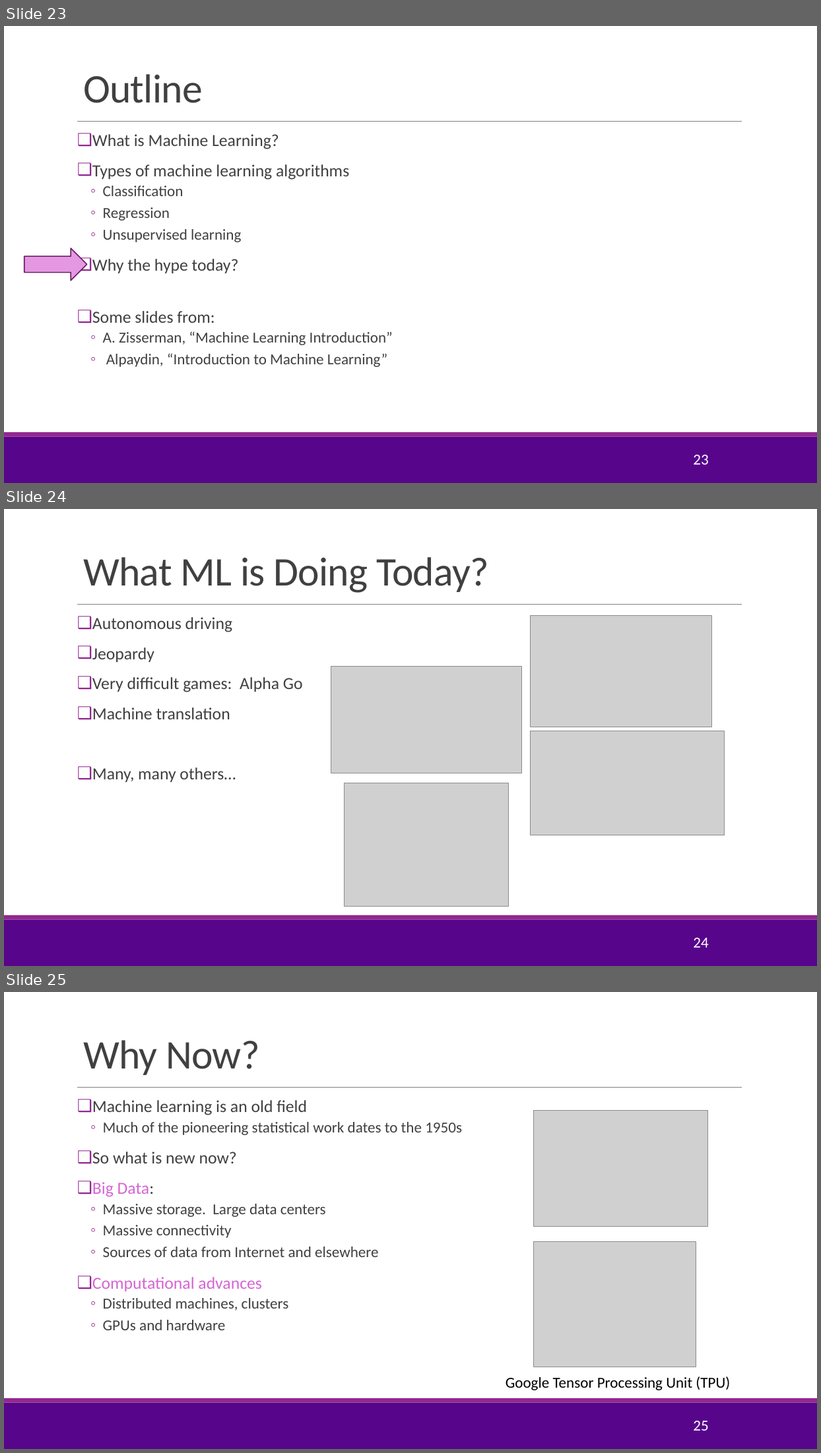
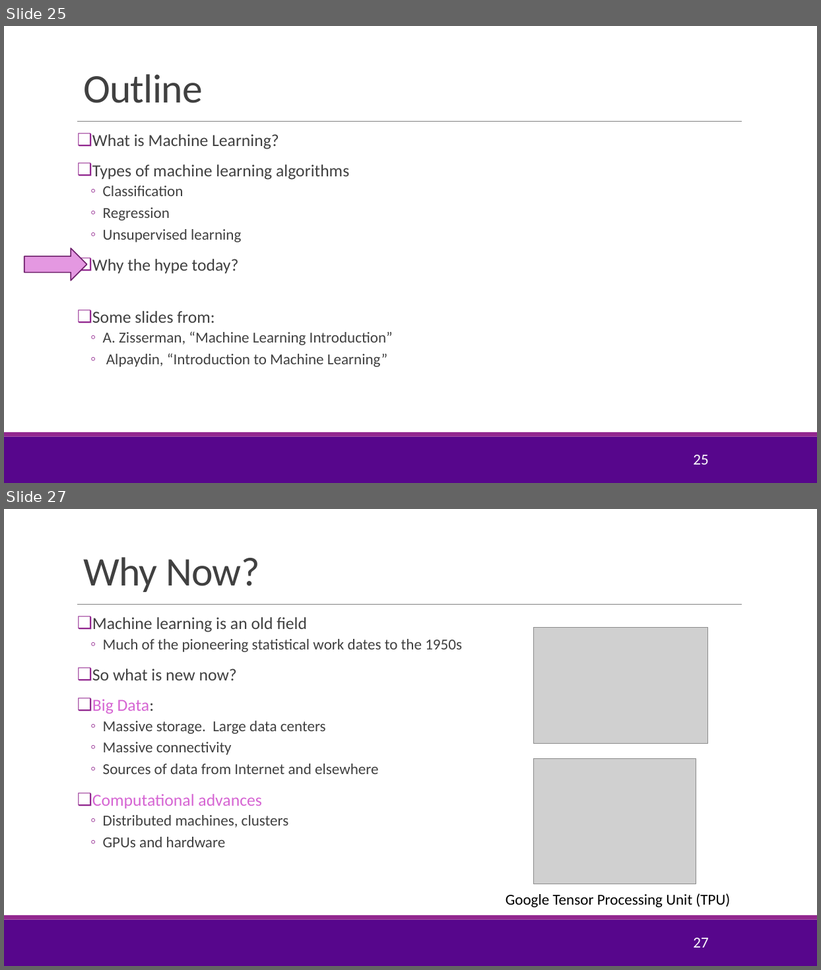
Before and after one commit to sdrangan/introml, a slide deck: lectures/Lect01_IntroML.pptx. Shown one above the other, each under a label of ours: slides 23, 24 and 25 before the commit, slides 25 and 27 after it; the slides between them are not shown. The pictures are 821x1453 and 821x970 pixels, drawn with LibreOffice and Linux fonts; fonts in the diff are those of the drawing; grey boxes stand for pictures; background and template pictures are left out. Boxes give left, top, right and bottom in pixels: in the first picture for what was removed or moved away, otherwise in the second. Text is boxed around its words. In the diff, an @@ line names an element or a change of style, - is before the commit and + after.

```diff
--- a/lectures/Lect01_IntroML.pptx
+++ b/lectures/Lect01_IntroML.pptx
@@ slide 24 removed at (x1=4, y1=509, x2=817, y2=966), background #FFFFFF; not listed: 3 template elements that a slide beside it also shows @@
@@ title removed at (x1=83, y1=557, x2=489, y2=593) @@
-What ML is Doing Today?
@@ text removed at (x1=92, y1=617, x2=303, y2=782) @@
-❑ Autonomous driving
-❑ Jeopardy
-❑ Very difficult games: Alpha Go
-❑ Machine translation
-❑ Many, many others…
@@ picture removed at (x1=531, y1=615, x2=712, y2=727) @@
@@ picture removed at (x1=331, y1=666, x2=521, y2=773) @@
@@ picture removed at (x1=531, y1=731, x2=725, y2=836) @@
@@ picture removed at (x1=345, y1=784, x2=509, y2=907) @@
@@ page number removed at (x1=693, y1=938, x2=708, y2=948) @@
-24
@@ what was slide 23 is now slide 25 @@
@@ page number at (x1=693, y1=455, x2=708, y2=465): text changed @@
-23
+25
@@ what was slide 25 is now slide 27 @@
@@ page number at (x1=693, y1=938, x2=708, y2=948): text changed @@
-25
+27
```
Also in this commit, not shown: 3 slides changed, 3 slides added, 3 other files.
